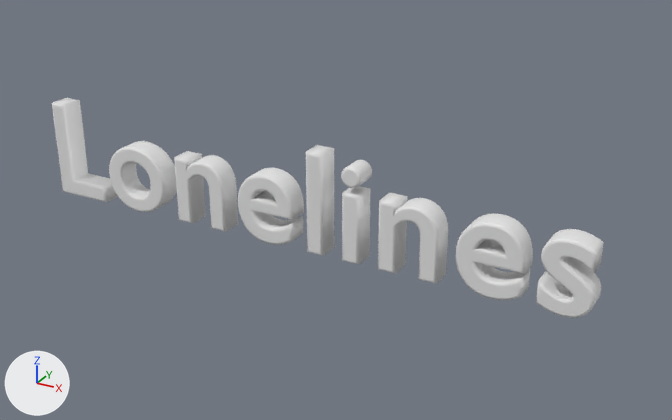
One commit to the Blender file assets/intro18.blend: the scene before it, then after it.
One viewpoint serves both versions: a camera (50 mm lens) standing at (3.09, -5.01, 2.5) and looking at (0.28, 0.1, -0.05). Arrows for +X, +Y and +Z are at lower left; the lights stay in place. The same objects are shown in both versions, whatever each file hides.

The older version as bpy lines, for what is in view:
```python
txt_text_007 = bpy.data.curves.new('Text.007', 'FONT')
txt_text_007.body = 'Lonelines'
txt_text_007.bevel_resolution = 2
txt_text_007.extrude = 0.07
txt_text_007.bevel_depth = 0.02
txt_text_007.align_x = 'CENTER'
txt_text_007.align_y = 'CENTER'
txt_text_007.size = 1.01
txt_text_007.space_character = 1.1
ob_6_death = bpy.data.objects.new('6-Death', txt_text_007)
ob_6_death.location = (0.0, 0.0, 0.0)
ob_6_death.rotation_euler = (1.571, 0.0, 0.0)  # degrees (90, 0, 0)
```
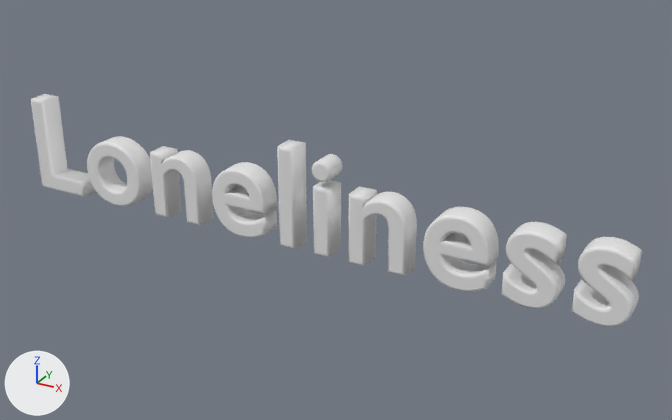
The edits, one by one:
In text 'Text.007' (txt_text_007), body goes from 'Lonelines' to 'Loneliness'.

Changed parts and their boxes [x1, y1, x2, y2] in the pictures (672 x 420 px):
'6-Death', text changed
    before: [52, 98, 604, 318]
    after: [31, 94, 642, 327]
